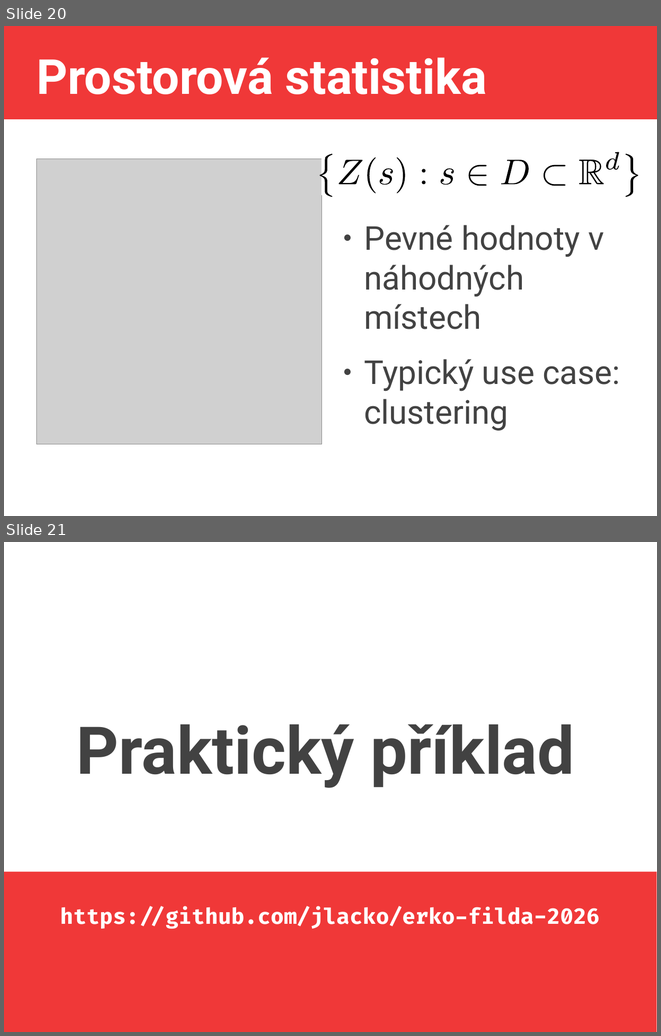
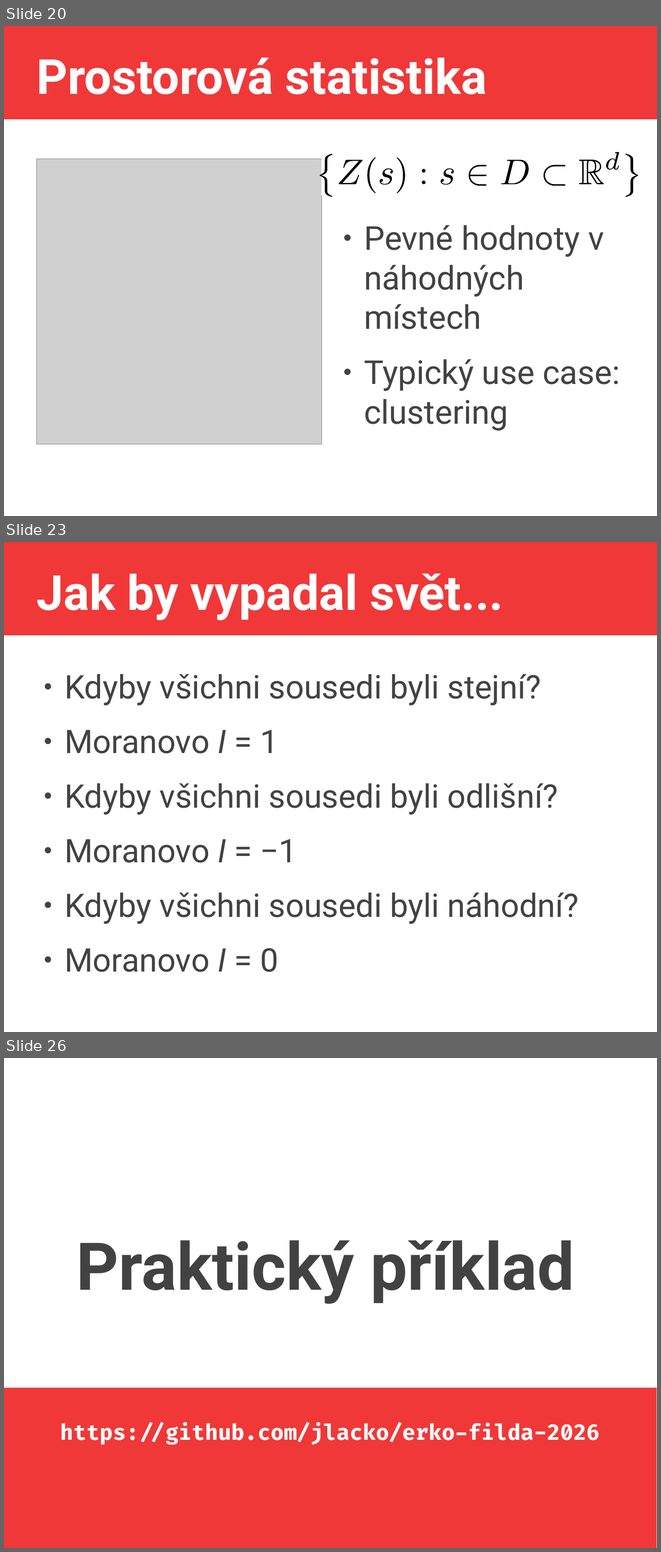
Before and after one commit to jlacko/erko-filda-2026, a slide deck: JLA-SDS-filda.odp. Shown one above the other, each under a label of ours: slides 20 and 21 before the commit, slides 20, 23 and 26 after it; the slides between them are not shown. The pictures are 661x1036 and 661x1552 pixels, drawn with LibreOffice and Linux fonts; fonts in the diff are those of the drawing; grey boxes stand for pictures. Boxes give left, top, right and bottom in pixels: in the first picture for what was removed or moved away, otherwise in the second. Text is boxed around its words. In the diff, an @@ line names an element or a change of style, - is before the commit and + after.

```diff
--- a/JLA-SDS-filda.odp
+++ b/JLA-SDS-filda.odp
@@ slide 23 added at box(4, 542, 657, 1032), background #FFFFFF; not listed: 1 template element that a slide beside it also shows @@
@@ title added at box(36, 573, 503, 620), 58.7 pt, text #FFFFFF, bold @@
+Jak by vypadal svět...
@@ text added at box(64, 674, 579, 972), 39.5 pt, text #424242 @@
+● Kdyby všichni sousedi byli stejní?
+● Moranovo I = 1
+● Kdyby všichni sousedi byli odlišní?
+● Moranovo I = −1
+● Kdyby všichni sousedi byli náhodní?
+● Moranovo I = 0
@@ what was slide 21 is now slide 26 @@
```
Also in this commit, not shown: 2 slides changed, 4 other slides added, 1 other file.
